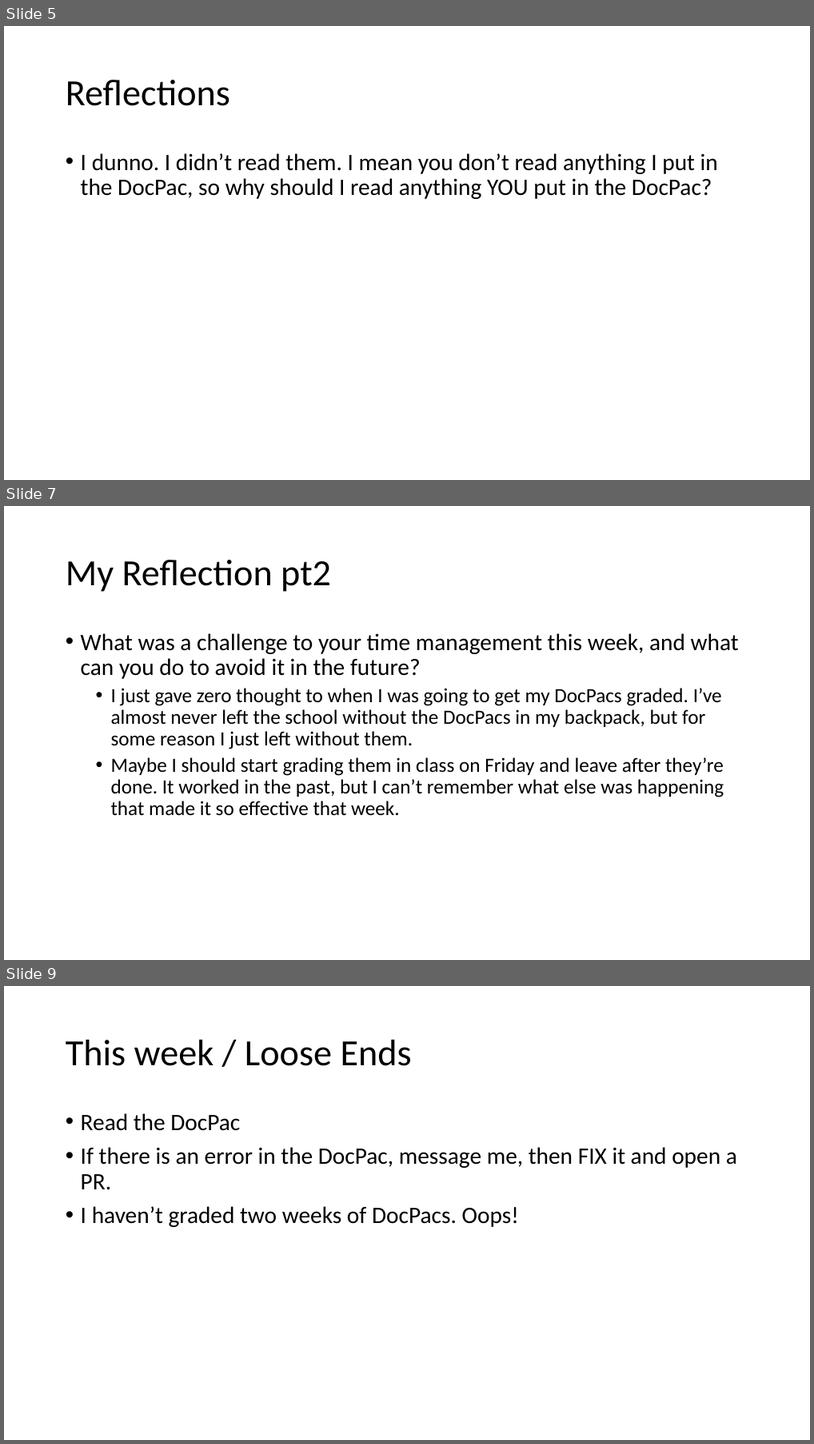
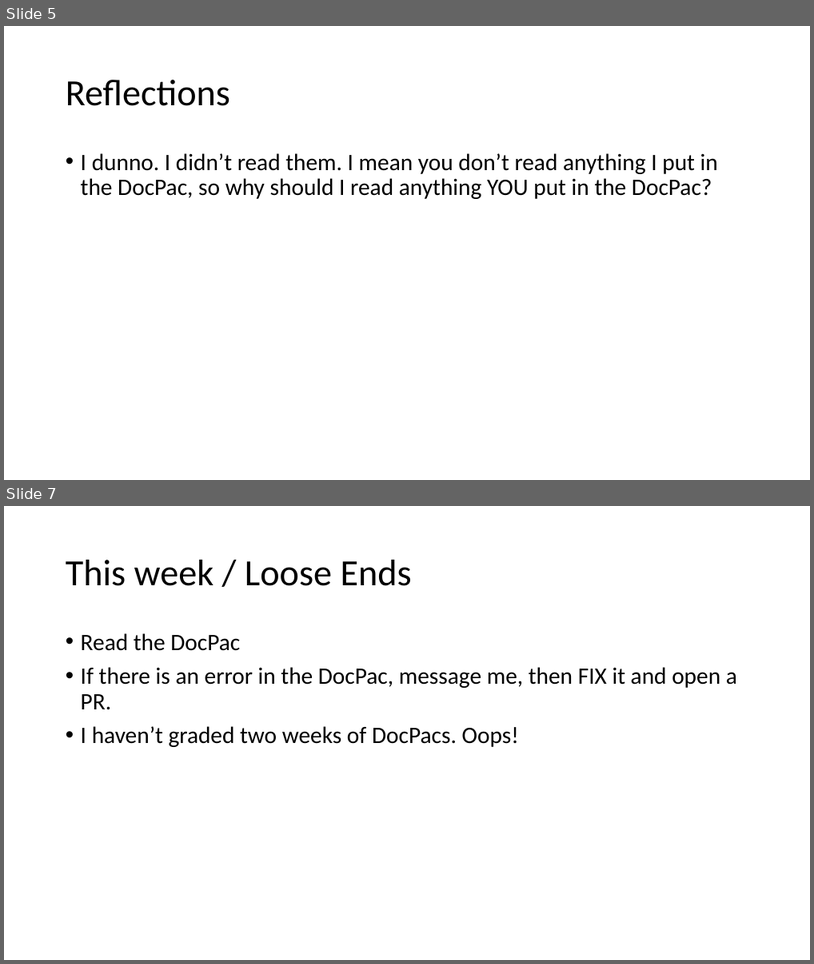
Before and after one commit to parke2023059/docpacs2223, a slide deck: docpac_23170223/Weekly Review.pptx. Shown one above the other, each under a label of ours: slides 5, 7 and 9 before the commit, slides 5 and 7 after it; the slides between them are not shown. The pictures are 814x1444 and 814x964 pixels, drawn with LibreOffice and Linux fonts; fonts in the diff are those of the drawing. Boxes give left, top, right and bottom in pixels: in the first picture for what was removed or moved away, otherwise in the second. Text is boxed around its words. In the diff, an @@ line names an element or a change of style, - is before the commit and + after.

```diff
--- a/docpac_23170223/Weekly Review.pptx
+++ b/docpac_23170223/Weekly Review.pptx
@@ slide 7 removed at [4,506,810,960], background #FFFFFF @@
@@ title removed at [66,560,331,592] @@
-My Reflection pt2
@@ text removed at [81,633,739,816] @@
-• What was a challenge to your time management this week, and what can you do to avoid it in the future?
-  • I just gave zero thought to when I was going to get my DocPacs graded. I’ve almost never left the school without the DocPacs in my backpack, but for some reason I just left without them.
-  • Maybe I should start grading them in class on Friday and leave after they’re done. It worked in the past, but I can’t remember what else was happening that made it so effective that week.
@@ what was slide 9 is now slide 7 @@
```
Also in this commit, not shown: 1 slide changed, 1 other slide removed.
